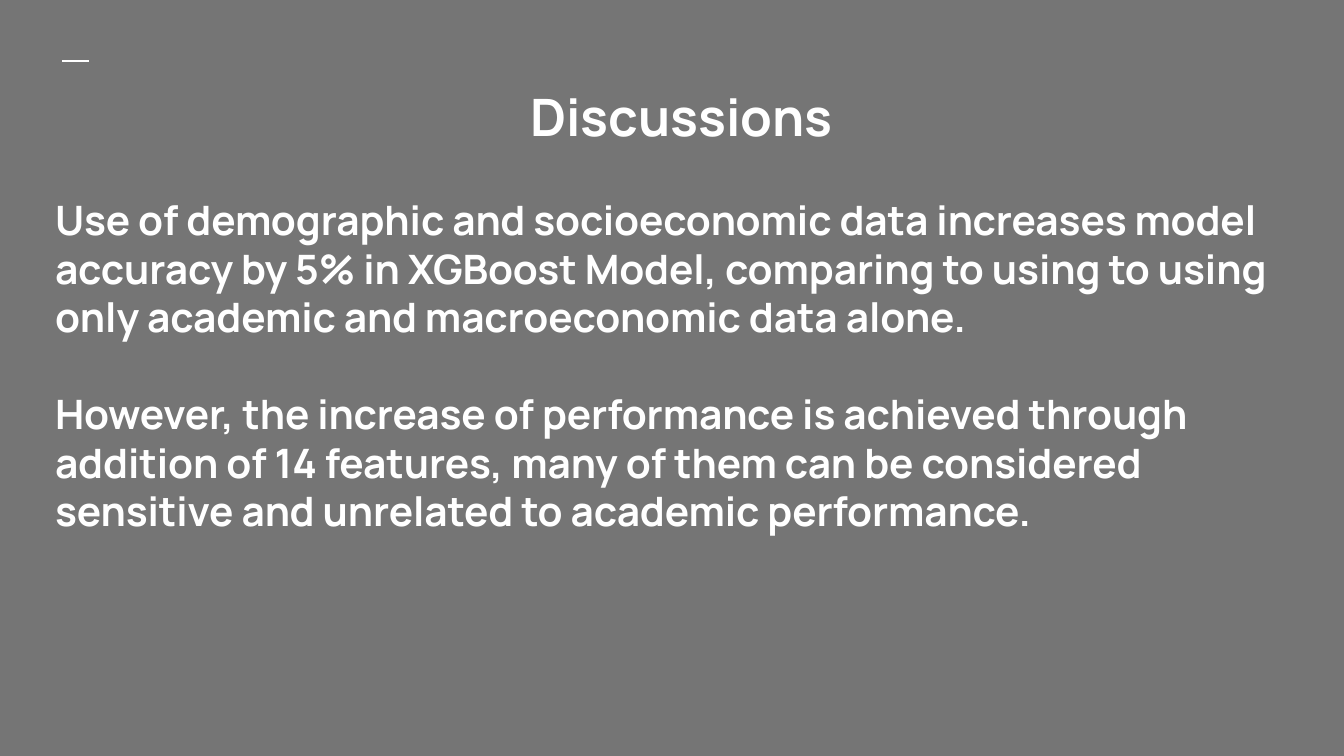
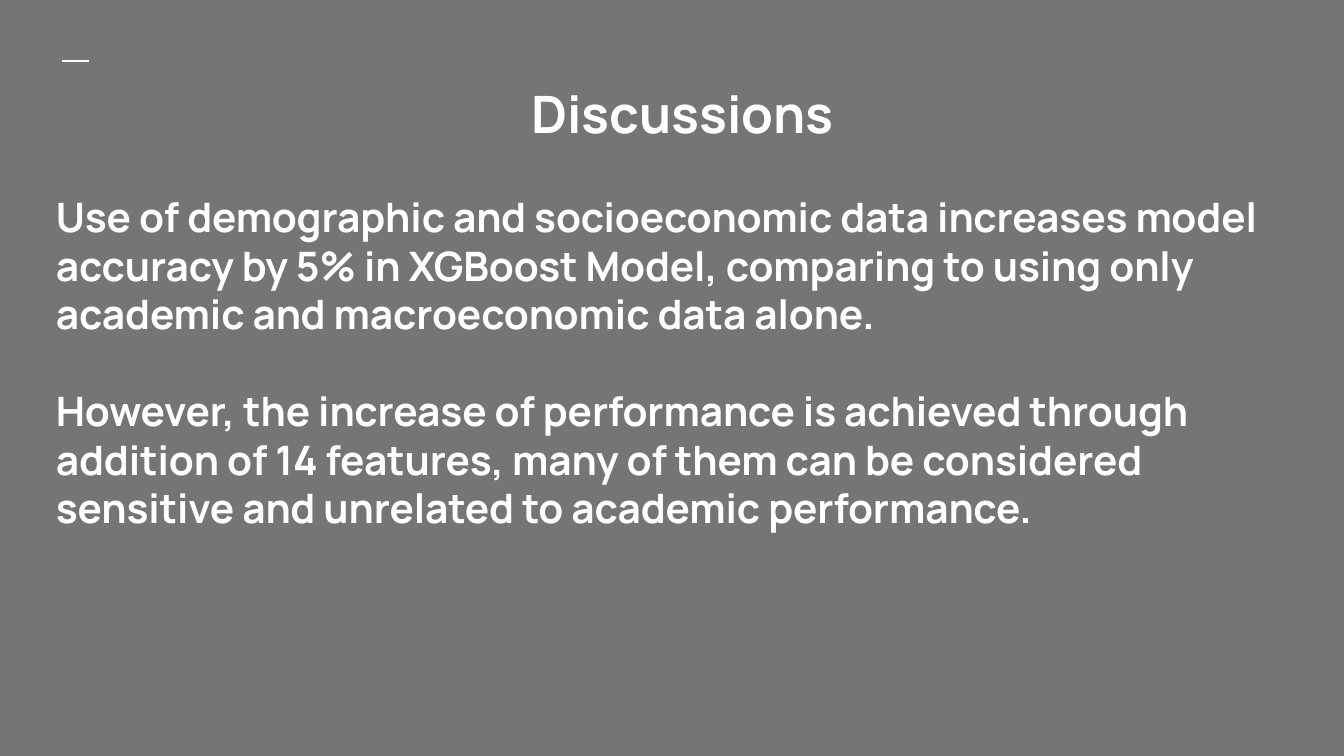
Before and after one commit to bryantoca/capstone_project, a slide deck: slide 14 of Pang_slide.pptx. Drawn at 1344x756 pixels with LibreOffice and Linux fonts; fonts in the diff are those of the drawing. Boxes give left, top, right and bottom in pixels: in the first picture for what was removed or moved away, otherwise in the second. Text is boxed around its words. In the diff, an @@ line names an element or a change of style, - is before the commit and + after.

```diff
--- a/Pang_slide.pptx
+++ b/Pang_slide.pptx
@@ title at <box>56,202,1257,330</box>: text changed @@
-Use of demographic and socioeconomic data increases model accuracy by 5% in XGBoost Model, comparing to using to using only academic and macroeconomic data alone.
+Use of demographic and socioeconomic data increases model accuracy by 5% in XGBoost Model, comparing to using only academic and macroeconomic data alone.
```
Also in this commit, not shown: 5 other slides changed, 1 other file.
